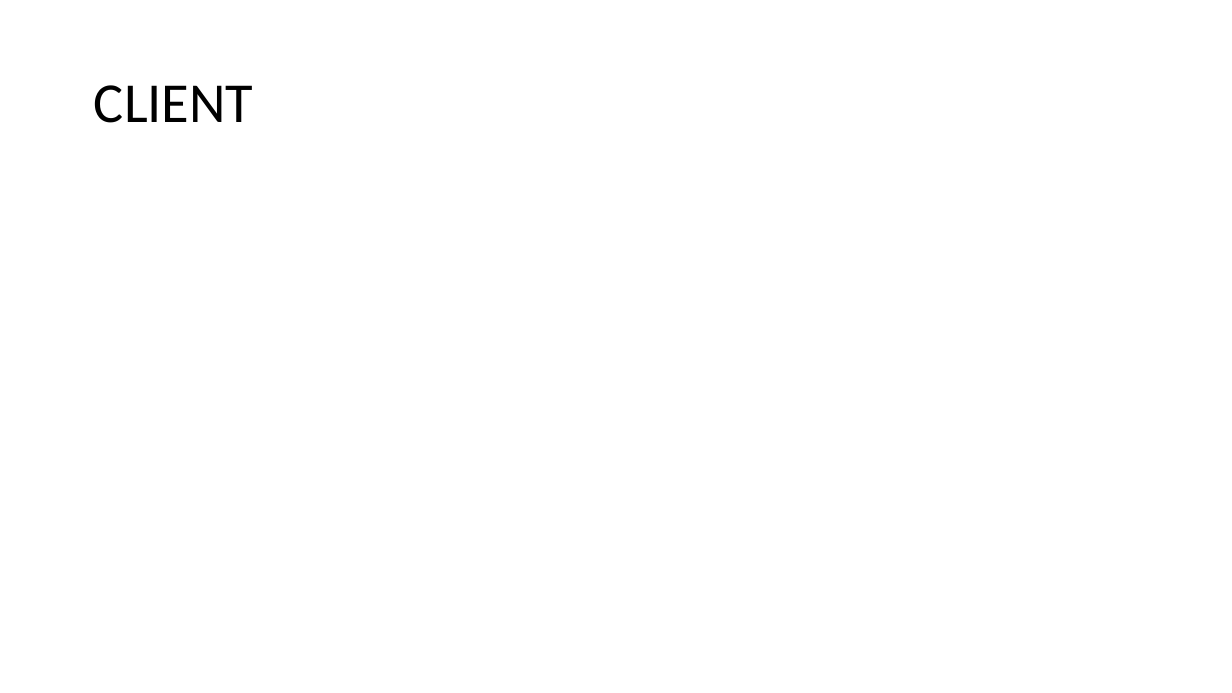
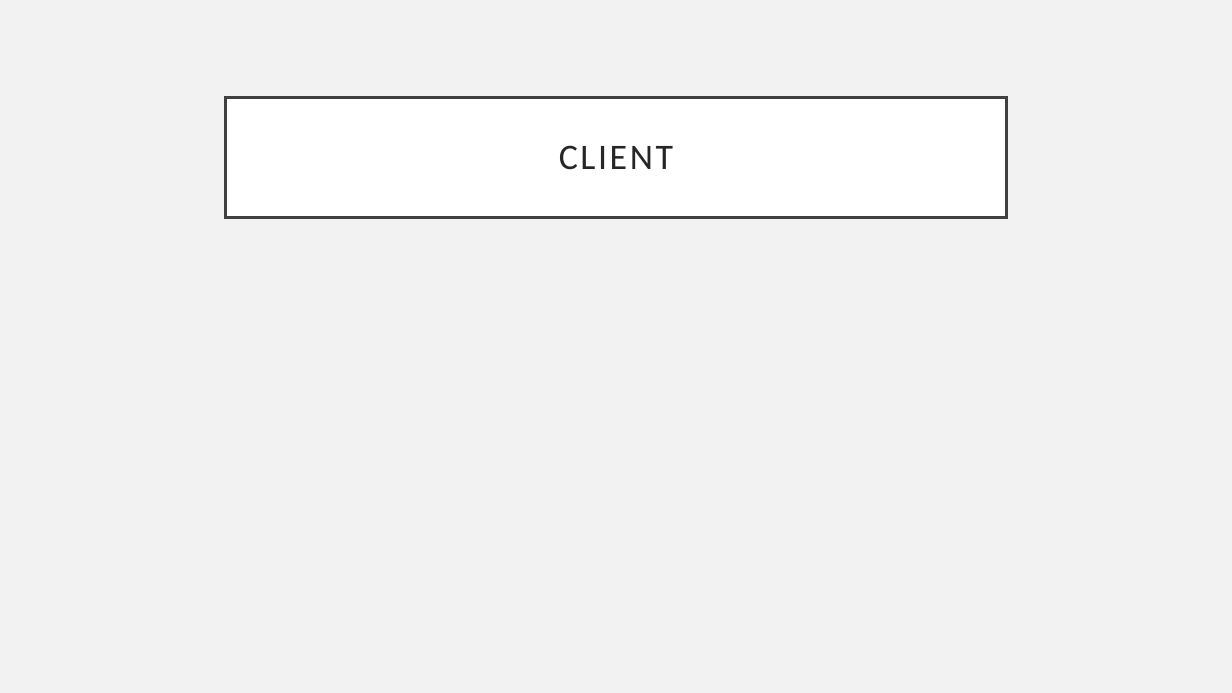
Before and after one commit to ultimate-dev/mobys, a slide deck: slide 3 of mobys-docs/1.pptx. Drawn at 1232x693 pixels with LibreOffice and Linux fonts; fonts in the diff are those of the drawing. Boxes give left, top, right and bottom in pixels: in the first picture for what was removed or moved away, otherwise in the second. Text is boxed around its words. In the diff, an @@ line names an element or a change of style, - is before the commit and + after.

```diff
--- a/mobys-docs/1.pptx
+++ b/mobys-docs/1.pptx
@@ background #FFFFFF to #F2F2F2 @@
@@ title "CLIENT": place and size @@
-title "CLIENT" at box(94, 85, 253, 123)
+title "CLIENT" at box(226, 97, 1006, 217)
@@ title "CLIENT" at box(226, 97, 1006, 217): size 44 to 28 pt, text colour #000000 to #262626, letter spacing 0 to 2 pt; alignment left to centre; fill none to #FFFFFF; outline none to #404040 2.5 pt @@
```
Also in this commit, not shown: 5 other slides changed, 1 other file.
